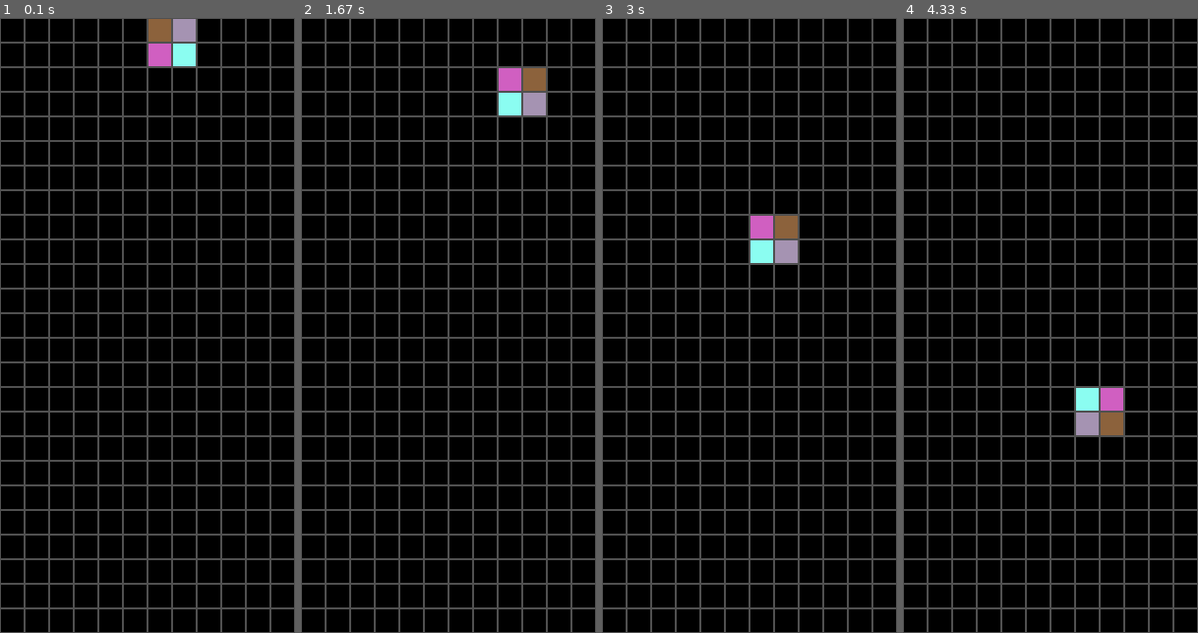
Above: before the commit, frames 1-4 (left to right).
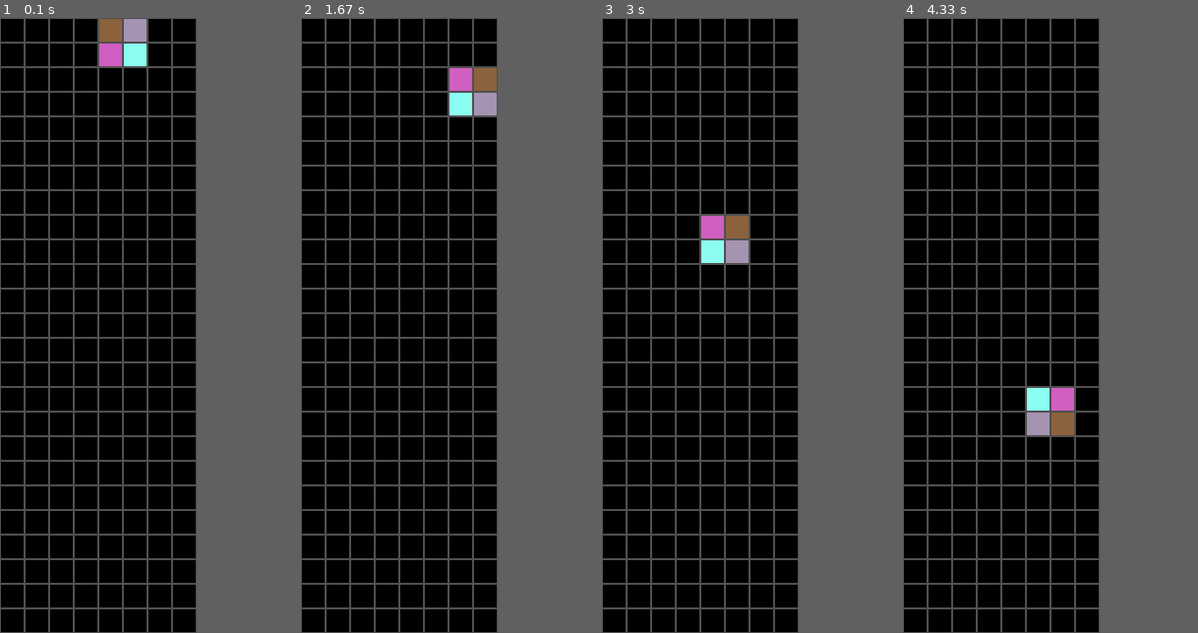
Above: after the commit, the same moments.

Repository: GregSCoding/Tetris
Game: pygame game, started from tetris.py
Same seed, same stepped clock (60 frames per second), same inputs: the game is played once before the commit and once after it.
Inputs:
- Up to frame 1 (0.1 s): no input
- Up to frame 2 (1.67 s): hold Right 0.33-0.8 s; hold Up 0.83-1.13 s
- Up to frame 3 (3 s): hold Left 1.67-2.2 s; hold Down 2.23-2.53 s; hold Left 2.57-2.97 s
- Up to frame 4 (4.33 s): hold Up 3-3.37 s; hold Right 3.4-4.03 s; hold Down from 4.07 s (still down)
In our replay, the window is 300x625 before the commit and 200x625 after it. These sizes can differ from the game's own. Grey fills any space a smaller window leaves; there, only what the larger window draws over its background counts as a difference.

The runs differ from the first frame. In frame 1, 7.4% of the frame differs, in the area x 33-100%, y 0-100%; in frame 2, 7.4%; in frame 3, 7.4%; in frame 4, 7.4%.

Commit message:
core gameplay is finished

Diff:
--- a/helpers_pygame.py
+++ b/helpers_pygame.py
@@ -28,4 +28,9 @@
     x = random.randint(30, 255)
     y = random.randint(30, 255)
     z = random.randint(30, 255)
+    while x < 70 and y < 70 and z < 70:
+        x = random.randint(30, 255)
+        y = random.randint(30, 255)
+        z = random.randint(30, 255)
+
     return (x, y, z)
--- a/tetris.py
+++ b/tetris.py
@@ -4,7 +4,7 @@
 from copy import deepcopy
 
 TILE_SIZE = 25
-WIDTH = 12
+WIDTH = 8
 HEIGHT = 25
 GRAY = (80, 80, 80)
 FPS = 60
@@ -25,6 +25,7 @@
                      [(1, 0), (0, 0), (2, 0), (1, -1)]]
     figures = [[pygame.Rect((x + WIDTH//2), y + 1, TILE_SIZE, TILE_SIZE) for x,y in fig_pos] for fig_pos in figures_positions]
     def __init__(self):
+        #self.figure =deepcopy(Figure.figures[0])
         self.figure =deepcopy(random.choice(Figure.figures))
         self.colors = [random_color() for i in range(4)]
     def rotate(self, field):
@@ -55,7 +56,8 @@
             if part.y == HEIGHT or field[part.y][part.x] :
                 self.figure = deepcopy(old_figure)
                 for part, color in zip(self.figure, self.colors):
-                    field[part.y][part.x] = (part, color)
+                    field[part.y][part.x] = color
+                check_rows(field)
                 self.__init__()
                 return
     def draw_figure(self):
@@ -63,6 +65,20 @@
                 figure_rect.x = part.x * TILE_SIZE
                 figure_rect.y = part.y * TILE_SIZE
                 pygame.draw.rect(display, color, figure_rect)
+def check_rows(field):
+    flag = False
+    old_field = deepcopy(field)
+    for i, row in enumerate(field):
+        if all(row):
+            flag = True
+            old_field[i] = [(255,255,255) for i in range(WIDTH)]
+            del(field[i])
+            field.insert(0, [None for i in range(WIDTH)])
+    if flag:
+        draw_field(old_field)
+        draw_grid()
+        pygame.display.flip()
+        pygame.time.wait(400)
 def process_events(current_fig, field):
     for event in pygame.event.get():
                 if event.type == pygame.QUIT:
@@ -89,12 +105,12 @@
         for j in range(HEIGHT):
             pygame.draw.rect(display, GRAY, pygame.Rect(TILE_SIZE*i, TILE_SIZE*j, TILE_SIZE, TILE_SIZE), width=1)
 def draw_field(field):
-    for row in field:
+    for i, row in enumerate(field):
         for j in range(WIDTH):
             if row[j]:
-                part, color = row[j]
-                figure_rect.x = part.x * TILE_SIZE
-                figure_rect.y = part.y * TILE_SIZE
+                color = row[j]
+                figure_rect.x = j * TILE_SIZE
+                figure_rect.y = i * TILE_SIZE
                 pygame.draw.rect(display, color, figure_rect)
 def main():
     field = [[None for i in range(WIDTH)] for j in range(HEIGHT)]
